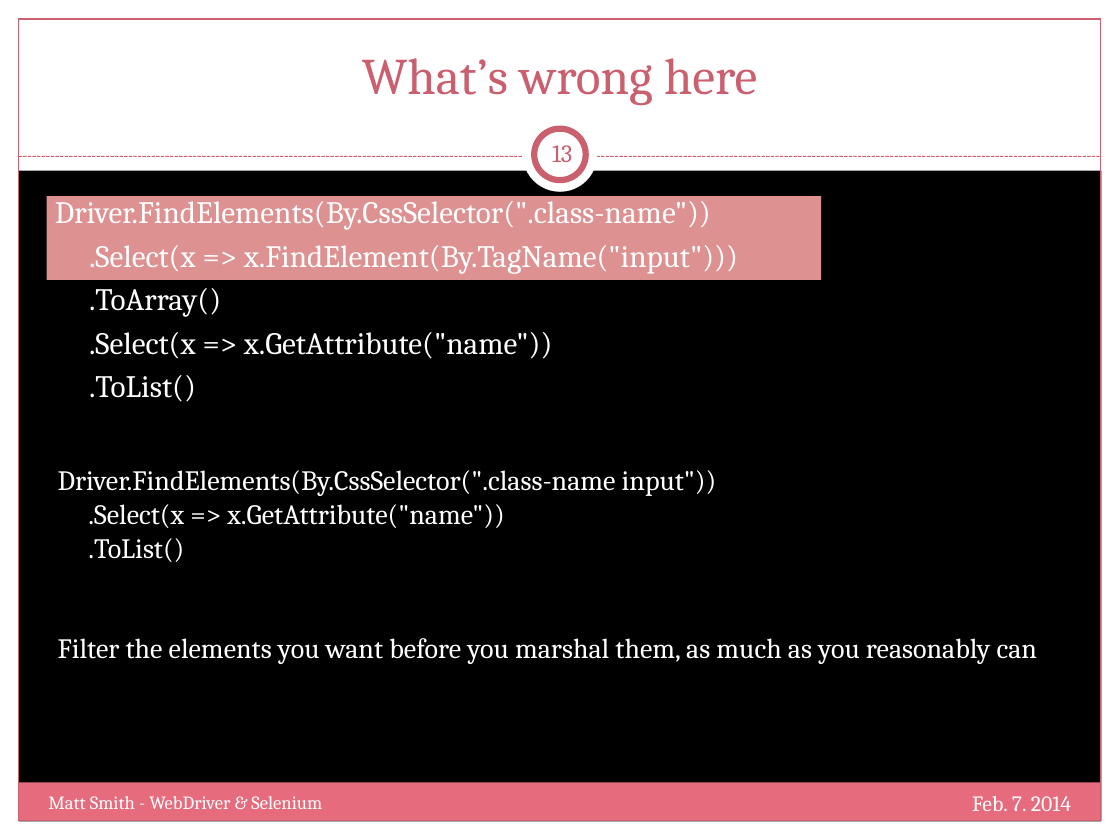
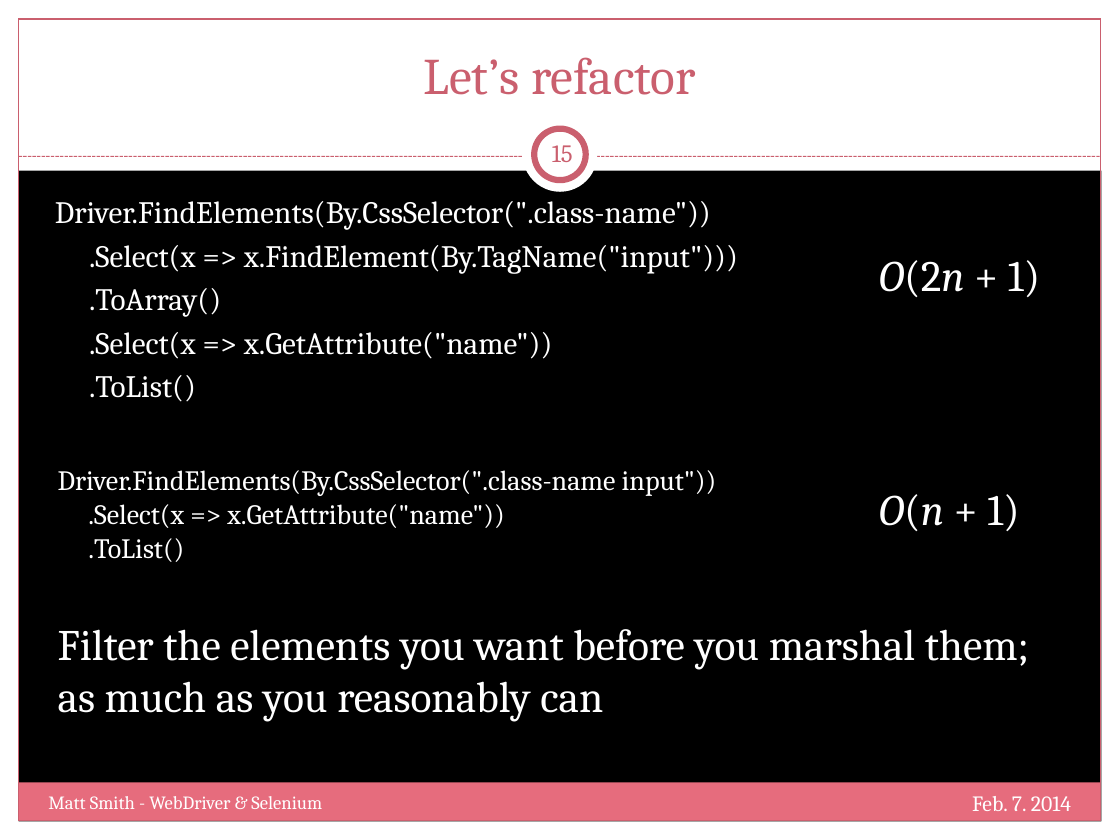
Before and after one commit to mtscout6/my-presentations, a slide deck: slide 15 of WebDriver/Slides.pptx (slide 13 before the commit). Drawn at 1120x840 pixels with LibreOffice and Linux fonts; fonts in the diff are those of the drawing; background and template pictures are left out. Boxes give left, top, right and bottom in pixels: in the first picture for what was removed or moved away, otherwise in the second. Text is boxed around its words. In the diff, an @@ line names an element or a change of style, - is before the commit and + after.

```diff
--- a/WebDriver/Slides.pptx
+++ b/WebDriver/Slides.pptx
@@ title at <box>423,57,696,95</box>: text changed @@
-What’s wrong here
+Let’s refactor
@@ page number at <box>552,145,573,162</box>: text changed @@
-13
+15
@@ rectangle removed at <box>47,196,822,280</box> @@
@@ text added at <box>879,260,1040,297</box>, 28 pt, text #FFFFFF @@
+O(2n + 1)
@@ text added at <box>879,494,1019,531</box>, 28 pt, text #FFFFFF @@
+O(n + 1)
@@ text at <box>58,629,1029,722</box>: text changed; size 18 to 28 pt @@
-Filter the elements you want before you marshal them, as much as you reasonably can
+Filter the elements you want before you marshal them; as much as you reasonably can
```
Also in this commit, not shown: 5 other slides changed, 9 slides added, 3 other files.
